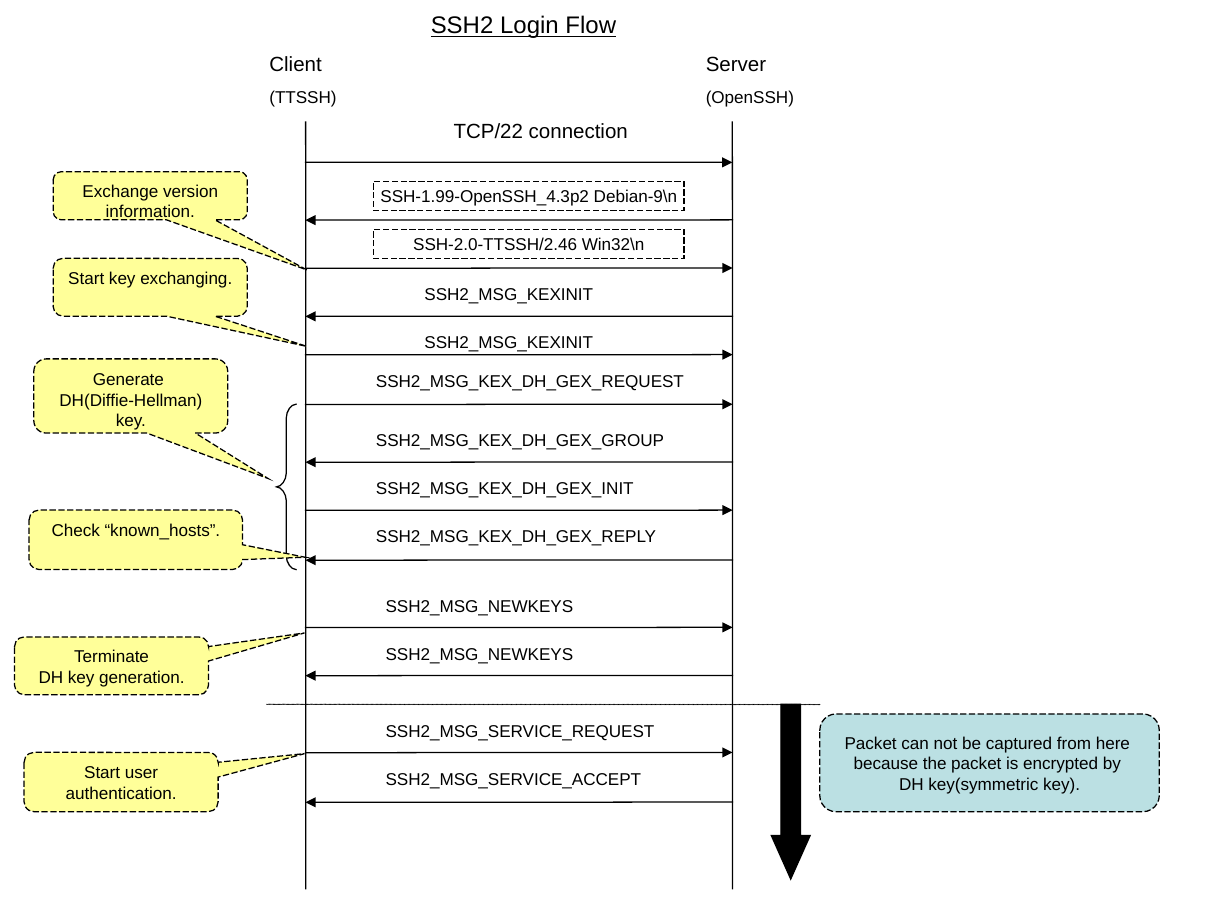
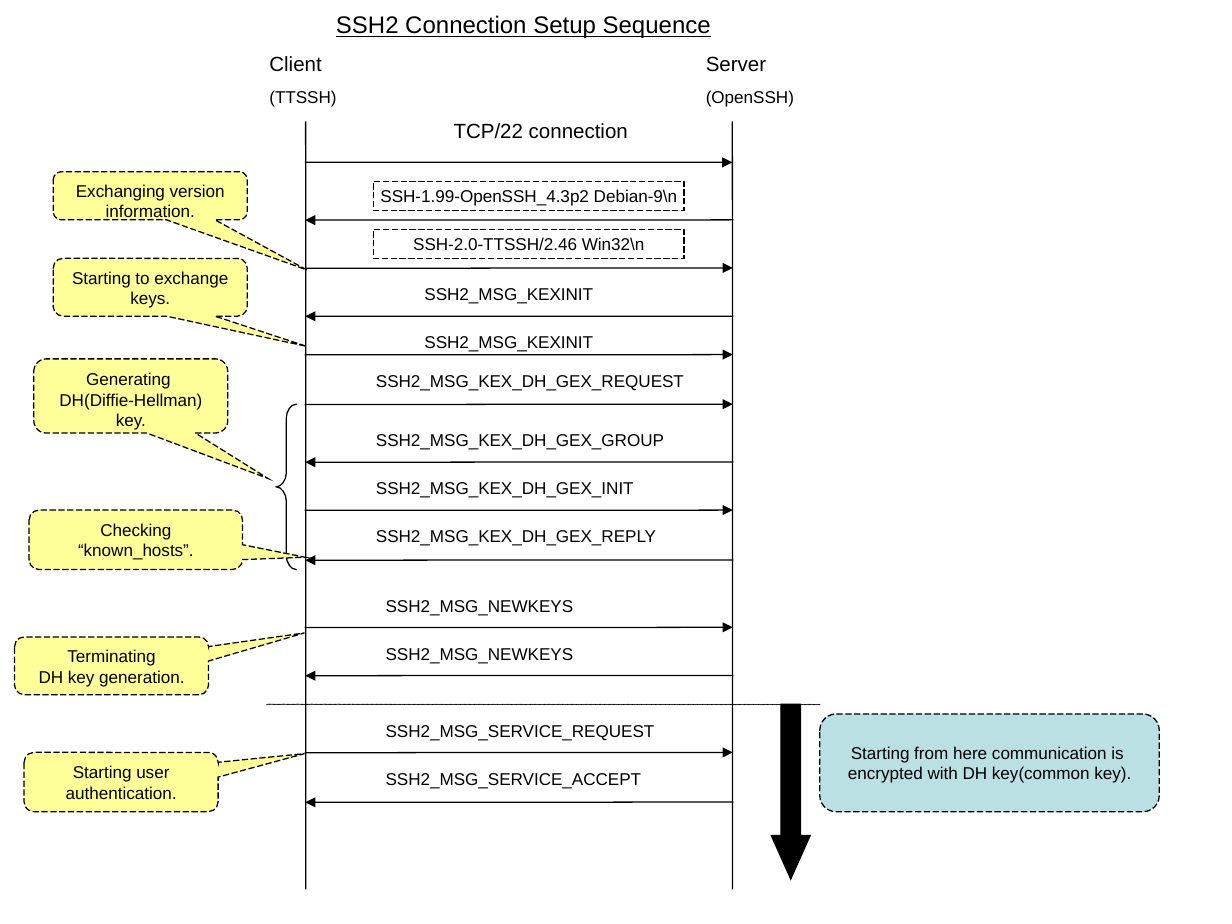
Before and after one commit to m-tmatma/teraterm-mirror-svn2git, a slide deck: slide 1 of doc/en/html/reference/image/ssh2_sequence.ppt. Drawn at 1232x924 pixels with LibreOffice and Linux fonts; fonts in the diff are those of the drawing. Boxes give left, top, right and bottom in pixels: in the first picture for what was removed or moved away, otherwise in the second. Text is boxed around its words. In the diff, an @@ line names an element or a change of style, - is before the commit and + after.

```diff
--- a/doc/en/html/reference/image/ssh2_sequence.ppt
+++ b/doc/en/html/reference/image/ssh2_sequence.ppt
@@ title at <box>336,15,711,38</box>: text changed @@
-SSH2 Login Flow
+SSH2 Connection Setup Sequence
@@ text in rounded speech box at <box>76,184,225,221</box>: text changed @@
-Exchange version information.
+Exchanging version information.
@@ text in rounded speech box at <box>72,271,228,308</box>: text changed @@
-Start key exchanging.
+Starting to exchange keys.
@@ text in rounded speech box at <box>86,372,170,389</box>: text changed @@
-Generate
+Generating
@@ text in rounded speech box at <box>78,523,194,560</box>: text changed @@
-Check “known_hosts”.
+Checking “known_hosts”.
@@ text in rounded speech box at <box>67,649,155,666</box>: text changed @@
-Terminate
+Terminating
@@ text in rounded rectangle at <box>848,746,1131,783</box>: text changed @@
-Packet can not be captured from here
-because the packet is encrypted by
-DH key(symmetric key).
+Starting from here communication is
+encrypted with DH key(common key).
@@ text in rounded speech box at <box>66,765,177,799</box>: text changed @@
-Start user authentication.
+Starting user authentication.
```
Also in this commit, not shown: 2 other slides changed, 28 other files.
